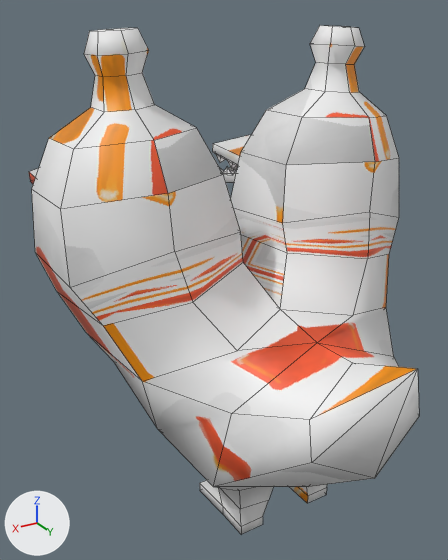
The Blender file 3D/enemies/enemy_003.blend, before and after one commit.
Both versions are drawn from a camera (50 mm lens) standing at (1.459, 1.796, 2.241) and looking at (0.141, -0.4, 1.143). The lights are fixed; the arrows at lower left show +X, +Y and +Z. Mesh edges are drawn as thin lines.

The older version as bpy lines, for what is in view:
```python
me_plane_001 = bpy.data.meshes.new('Plane.001')
me_plane_001.from_pydata(...)  # 165 vertices, 142 faces; spans x 0.0..0.87, y -1.19..0.61, z 0.0..2.19
me_plane_001.polygons.foreach_set('use_smooth', [True] * 142)
me_plane_001.materials.append(mat_material)  # picture img_enemy_003
ob_enemy_003 = bpy.data.objects.new('enemy_003', me_plane_001)
ob_enemy_003.location = (0.0, 0.0, 0.0)
_m = ob_enemy_003.modifiers.new('Mirror', 'MIRROR')
_m.use_clip = True
```
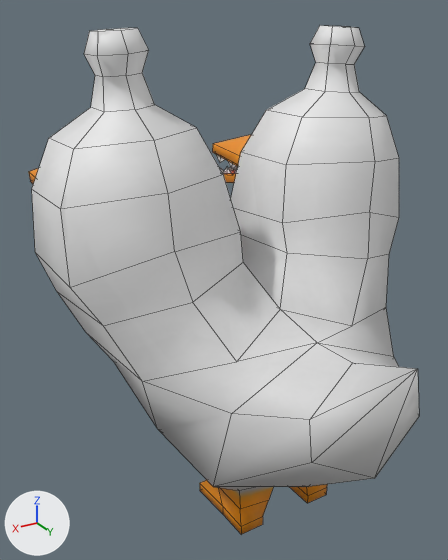
Edits to the scene script, one JSON object a line:
```json
{"block": "me_plane_001", "where": "# used by ob_enemy_003; location = (0.0, 0.0, 0.0)"}
{"op": "remove", "block": "me_plane_001", "code": "me_plane_001.from_pydata(...)  # 165 vertices, 142 faces; spans x 0.0..0.87, y -1.19..0.61, z 0.0..2.19"}
{"op": "add", "block": "me_plane_001", "code": "me_plane_001.from_pydata(...)  # 320 vertices, 284 faces; spans x -0.87..0.87, y -1.19..0.61, z 0.0..2.19"}
{"block": "me_plane_001", "change": "me_plane_001 part 1: the loose piece of 28 vertices spanning x 0.25..0.73, y -1.16..-0.86, z 1.4..1.5 is copied, and the copy is mirrored in x about the mesh origin; it spans x -0.73..-0.25, y -1.16..-0.86, z 1.4..1.5"}
{"block": "me_plane_001", "change": "me_plane_001 part 2: the loose piece of 25 vertices spanning x 0.25..0.75, y -1.18..-0.9, z 1.46..1.55 is copied, and the copy is mirrored in x about the mesh origin; it spans x -0.75..-0.25, y -1.18..-0.9, z 1.46..1.55"}
{"block": "me_plane_001", "change": "me_plane_001 part 3"}
{"block": "me_plane_001", "change": "1 vertex moves from x 0.3, y -0.03, z 1.01 to x 0.3, y -0.03, z 0.96"}
{"block": "me_plane_001", "change": "93 vertices are added at x -0.87..-0.08, y -1.19..0.43, z 0.0..2.19"}
{"block": "me_plane_001", "change": "9 new vertices lie (0.0, 0.0, 0.05) away from vertices in x -0.75..-0.11, y -1.17..-0.05, z 0.0..1.54"}
{"block": "me_plane_001", "change": "108 new faces join them"}
{"block": "me_plane_001", "change": "me_plane_001 part 4: 142 kept faces spanning x 0.0..0.87, y -1.19..0.61, z 0.0..2.19 get new texture (UV) coordinates"}
{"op": "remove", "block": "ob_enemy_003", "code": "_m = ob_enemy_003.modifiers.new('Mirror', 'MIRROR')"}
{"op": "remove", "block": "ob_enemy_003", "code": "_m.use_clip = True"}
```

Pixel boxes [x1, y1, x2, y2] of what changed, in the pictures (448 x 560 px):
```json
{"object": "enemy_003", "change": "reshaped, modifiers changed", "before": [29, 25, 419, 534], "after": [29, 25, 419, 534]}
{"part": 1, "of": "me_plane_001", "change": "added", "after": [220, 166, 238, 173]}
{"part": 2, "of": "me_plane_001", "change": "added", "after": [216, 155, 236, 168]}
{"part": 3, "of": "me_plane_001", "change": "built on", "before": [103, 253, 393, 414], "after": [103, 25, 419, 503]}
{"part": 4, "of": "me_plane_001", "change": "surface changed", "before": [29, 29, 417, 534], "after": [29, 29, 417, 534], "on screen": "white to grey"}
```
